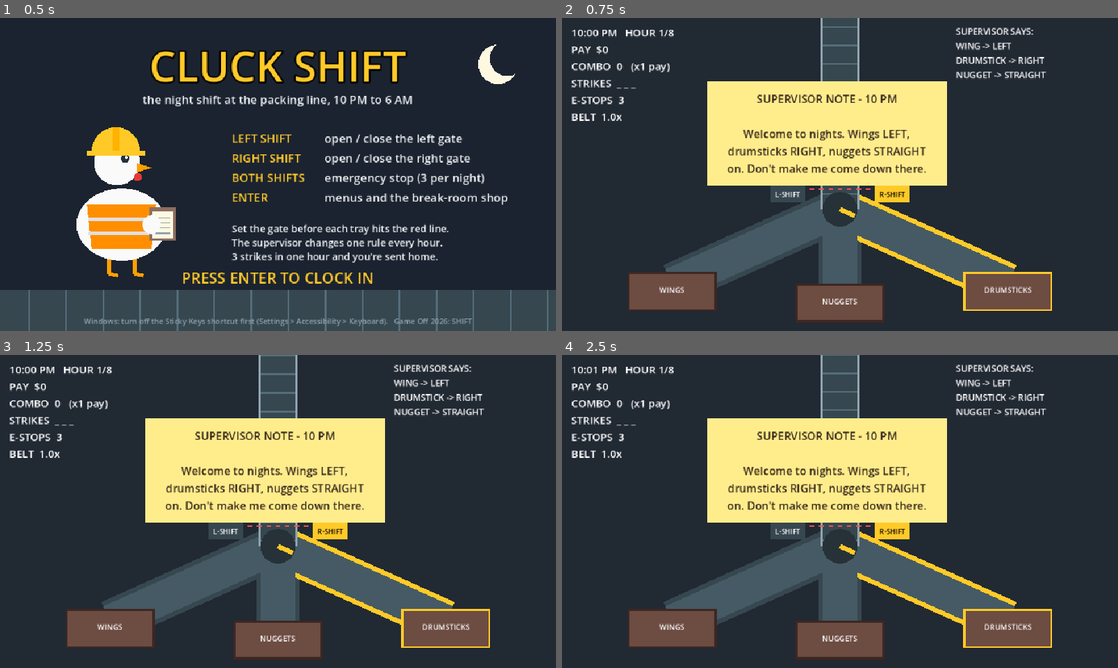
Above: before the commit, frames 1-4 (two rows, left to right).
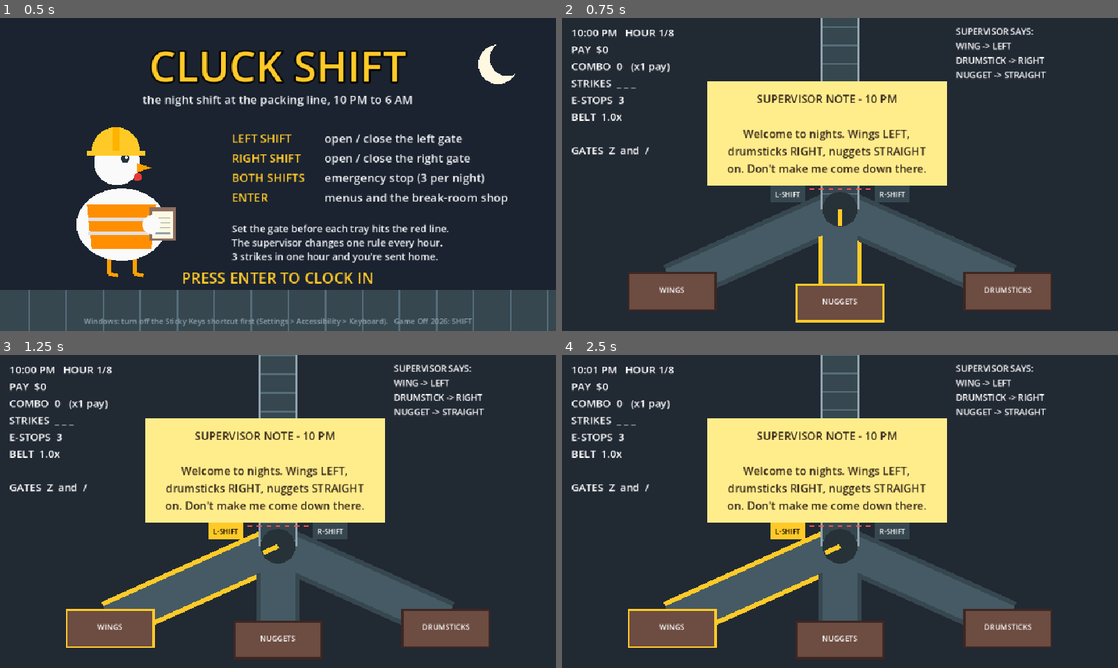
Above: after the commit, the same moments.

Repository: NiloyBhattacharjee/cluck-shift
Game: Godot game, scene res://scenes/main.tscn
Same seed, same stepped clock (60 frames per second), same inputs: the game is played once before the commit and once after it.
Inputs:
- Up to frame 1 (0.5 s): no input
- Up to frame 2 (0.75 s): tap Enter at 0.5 s; tap Shift at 0.6 s
- Up to frame 3 (1.25 s): tap Space at 0.77 s; tap Z at 0.8 s
- Up to frame 4 (2.5 s): tap Z at 1.35, 2.3 s; tap Space at 1.52, 2 s; tap Shift at 1.55, 2.1 s

Frame 1 is identical in both runs. In frame 2, 2.1% of the frame differs, in the area x 1-89%, y 41-98%; in frame 3, 3.0%, in the area x 1-89%, y 41-94%; in frame 4, 3.0%.

Commit message:
Shift with no left/right falls back to Z and / gates
Some setups (remote desktop, some browsers) send Shift with no key
location, and every press acted as Right Shift, so the left gate could
never open. Now that press moves nothing and switches the gates to Z
(left) and / (right), the keys beside each Shift. The title screen and
the HUD say so. The shop uses the same keys.

The play test checks that Z is ignored on a normal keyboard, that a
location-less Shift moves no gate and turns the backup keys on, and
that Z then works the left gate.

Closes #22.

Co-Authored-By: Claude Opus 5.5 <noreply@anthropic.com>

Diff:
--- a/scripts/main.gd
+++ b/scripts/main.gd
@@ -14,6 +14,7 @@
 var state := State.MENU
 var logic := ShiftState.new(cfg)
 var _pa_seen := 0  # logic.pa_count when the banner last updated
+var backup_keys := false  # Z and / stand in for the Shifts; see _side()
 
 @onready var belt: Belt = $Belt
 @onready var trays: Node2D = $Trays
@@ -104,12 +105,12 @@
 	var key := event as InputEventKey
 	if key == null or not key.pressed or key.echo:
 		return
-	var side := "left" if key.location == KEY_LOCATION_LEFT else "right"
+	var side := _side(key)
 	if state == State.PLAYING:
-		if key.keycode == KEY_SHIFT:
+		if side != "":
 			_on_shift(side)
 		return
-	if state == State.SHOP and key.keycode == KEY_SHIFT:
+	if state == State.SHOP and side != "":
 		shop.selected = wrapi(shop.selected + (-1 if side == "left" else 1), 0, shop.items.size())
 		Sfx.play("select")
 		_refresh_shop()
@@ -124,6 +125,30 @@
 				_checkout()
 			State.GAME_OVER, State.WIN:
 				_enter(State.MENU)
+
+
+## Which gate a key works: "left", "right" or "" (not a gate key). Some setups (remote desktop,
+## some browsers) send Shift with no left/right location (#22). Guessing would make one gate
+## unreachable, so that Shift does nothing and Z / slash, the keys beside each Shift, take over.
+func _side(key: InputEventKey) -> String:
+	if key.keycode == KEY_SHIFT:
+		match key.location:
+			KEY_LOCATION_LEFT:
+				return "left"
+			KEY_LOCATION_RIGHT:
+				return "right"
+		if not backup_keys:
+			backup_keys = true
+			title.backup_keys = true
+			_update_hud()
+		return ""
+	if backup_keys:
+		match key.keycode:
+			KEY_Z:
+				return "left"
+			KEY_SLASH:
+				return "right"
+	return ""
 
 
 func _on_shift(side: String) -> void:
@@ -281,6 +306,8 @@
 		"X ".repeat(logic.strikes) + "_ ".repeat(maxi(allowed - logic.strikes, 0)),
 		logic.estops_left, logic.speed / cfg.hours[0].speed[0],
 		"    STOPPED!" if logic.is_stopped() else "", "  ".join(items)]
+	if backup_keys:
+		stats.text += "\nGATES  Z  and  /"
 	belt.route = logic.route
 	belt.swinging = logic.is_swinging()
 	belt.queue_redraw()
--- a/scripts/title.gd
+++ b/scripts/title.gd
@@ -6,6 +6,8 @@
 const INK := Color("eceff1")
 const HI_VIS := Color("ff8f00")
 const HAT := Color("ffca28")
+
+var backup_keys := false  # set by main.gd when Shift arrives with no left/right (#22)
 
 
 func _process(_delta: float) -> void:
@@ -45,6 +47,9 @@
 	draw_string(font, Vector2(400, 394), "The supervisor changes one rule every hour.", HORIZONTAL_ALIGNMENT_LEFT, -1, 17, INK)
 	draw_string(font, Vector2(400, 418), "3 strikes in one hour and you're sent home.", HORIZONTAL_ALIGNMENT_LEFT, -1, 17, INK)
 
+	if backup_keys:
+		draw_string(font, Vector2(0, 505), "Your setup can't tell left Shift from right Shift: use Z (left gate) and / (right gate).",
+			HORIZONTAL_ALIGNMENT_CENTER, size.x, 16, HI_VIS)
 	if fmod(t, 1.0) < 0.7:
 		draw_string(font, Vector2(0, 458), "PRESS ENTER TO CLOCK IN", HORIZONTAL_ALIGNMENT_CENTER, size.x, 26, HAT)
 	draw_string(font, Vector2(0, 528), "Windows: turn off the Sticky Keys shortcut first (Settings > Accessibility > Keyboard).   Game Off 2026: SHIFT",
--- a/tests/test_play.gd
+++ b/tests/test_play.gd
@@ -248,6 +248,14 @@
 					var n: ShiftState = main.logic
 					check(n.hour == 0 and n.strikes == 0 and n.pay == 0 and n.spent == 0 and n.mates == 0 and n.estops_left == int(cfg.estops), "the new night starts clean at 10 PM")
 					check(main.trays.get_children().all(func(t): return t.is_queued_for_deletion()), "old trays are cleared")
+					# #22: a Shift with no left/right does nothing and switches on Z and / as the gate keys
+					_key(KEY_Z)
+					check(n.route == "center" and not main.backup_keys, "Z is not a gate key on a normal keyboard")
+					_key(KEY_SHIFT)
+					check(n.route == "center" and main.backup_keys, "a Shift with no left/right moves no gate and turns on Z and /")
+					check(main.stats.text.ends_with("GATES  Z  and  /"), "the HUD shows the backup keys")
+					_key(KEY_Z)
+					check(n.route == "left", "then Z works the left gate")
 					_finish()
 
 
Not shown, changed: CHANGELOG.md
Not shown, changed: docs/architecture.md
Not shown, changed: docs/design.md
Not shown, changed: docs/testing.md
